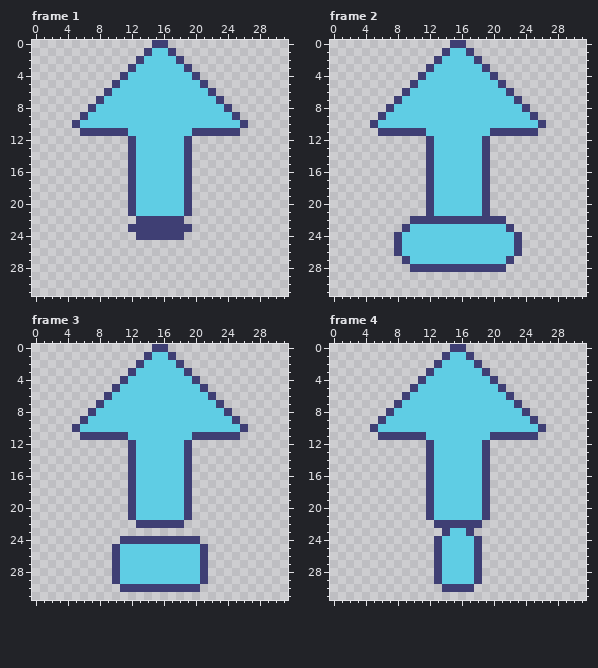
Pixel-art file, stored at aseprite/Booster.ase. The first picture shows the starting point.
32x32 pixels, 5 frames. Shown: frame 1, frame 2, frame 3, frame 4. The commit also changed other frames, which this record leaves out.
And afterwards:
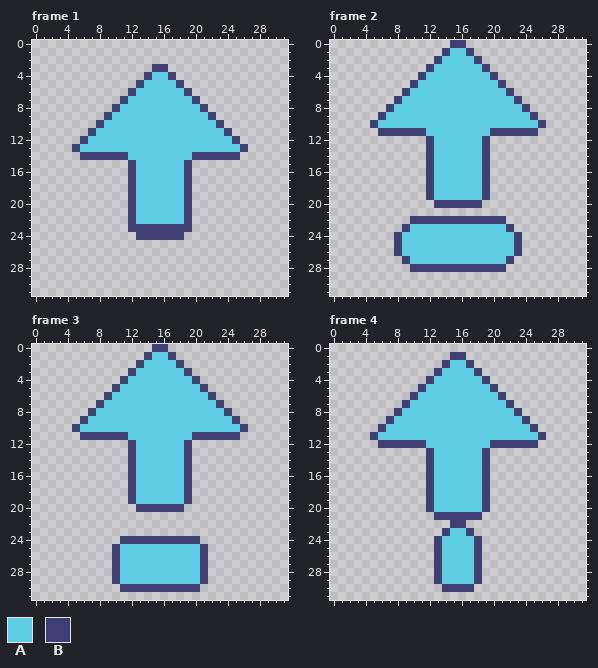
Palette (. is transparent): A #5fcde4  B #3f3f74
What changed:
Changed rows in their new state; - is an unchanged pixel.
Frame 1:
first column x 5:
 0 ----------..----------
 1 ---------....---------
 2 --------......--------
 3 -------...BB...-------
 4 ------...B--B...------
 5 -----...B----B...-----
 6 ----...B------B...----
 7 ---...B--------B...---
 8 --...B----------B...--
 9 -...B------------B...-
10 ...B--------------B...
11 -.-AAAA--------AAAA-.-
12 -BAAAAAA------AAAAAAB-
13 BAAAAAAA------AAAAAAAB
14 -BBBBBBA------ABBBBBB-
first column x 12:
22 BAAAAAAB
Frame 2:
first column x 12:
20 .BBBBBB.
21 ........
Frame 3:
first column x 12:
20 .BBBBBB.
21 ........
22 -......-
Frame 4:
first column x 5:
 0 ----------..----------
 1 ---------.BB.---------
 2 --------.B--B.--------
 3 -------.B----B.-------
 4 ------.B------B.------
 5 -----.B--------B.-----
 6 ----.B----------B.----
 7 ---.B------------B.---
 8 --.B--------------B.--
 9 -.B----------------B.-
10 .B------------------B.
11 BAAAAAA--------AAAAAAB
12 -BBBBBBA------ABBBBBB-
first column x 12:
21 .BBBBBB.
22 -..--..-
Changed places in both pictures, as pixel boxes (x1, y1, x2, y2):
changed: (72, 40, 248, 160)
changed: (128, 216, 192, 224)
changed: (426, 200, 490, 216)
changed: (128, 504, 192, 528)
changed: (370, 344, 546, 448)
changed: (426, 512, 490, 528)
